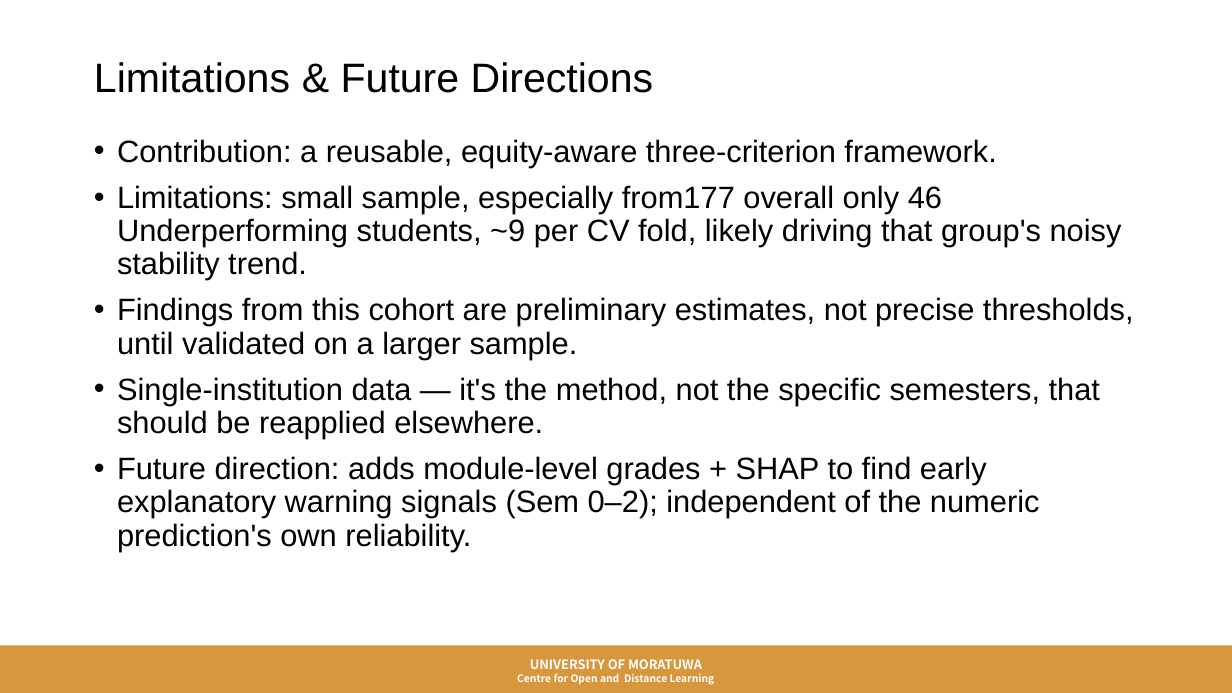
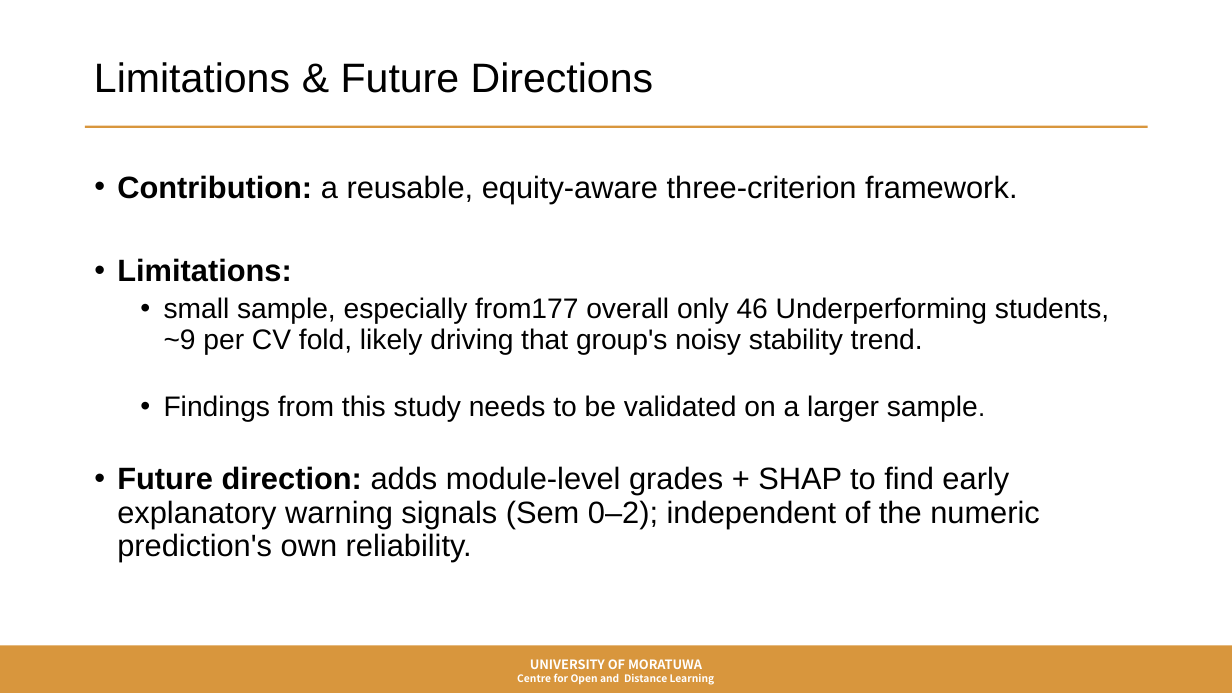
Before and after one commit to SayuriWitharana/GPA_Prediction_Framework, a slide deck: slide 12 of ICODE26_GPA_Presentation.pptx. Drawn at 1232x693 pixels with LibreOffice and Linux fonts; fonts in the diff are those of the drawing; background and template pictures are left out. Boxes give left, top, right and bottom in pixels: in the first picture for what was removed or moved away, otherwise in the second. Text is boxed around its words. In the diff, an @@ line names an element or a change of style, - is before the commit and + after.

```diff
--- a/ICODE26_GPA_Presentation.pptx
+++ b/ICODE26_GPA_Presentation.pptx
@@ title "Limitations & Future Directions" at <box>94,62,654,93</box>: text colour #000000 to none @@
@@ rectangle added at <box>85,126,1148,128</box>, fill #D8963D @@
@@ text "Contribution: a reusable, equity-aware three-criterion ...": place and size @@
-text "Contribution: a reusable, equity-aware three-criterion ..." at <box>117,139,1134,551</box>
+text "Contribution: a reusable, equity-aware three-criterion ..." at <box>117,175,1109,561</box>
@@ text at <box>117,175,1040,561</box>: text colour #000000 to none in "Contribution: a reusable, equity-aware three-criterion frame ...", "Future direction: adds module-level grades + SHAP ..."; bold on in "Contribution:", "Future direction:" @@
@@ text at <box>117,258,1109,422</box>: text changed; size 24 to 22 pt; text colour #000000 to none @@
-• Limitations: small sample, especially from177 overall only 46 Underperforming students, ~9 per CV fold, likely driving that group's noisy stability trend.
-• Findings from this cohort are preliminary estimates, not precise thresholds, until validated on a larger sample.
-• Single-institution data — it's the method, not the specific semesters, that should be reapplied elsewhere.
+• Limitations:
+  • small sample, especially from177 overall only 46 Underperforming students, ~9 per CV fold, likely driving that group's noisy stability trend.
+  • Findings from this study needs to be validated on a larger sample.
```
Also in this commit, not shown: 11 other slides changed, 3 other files.
